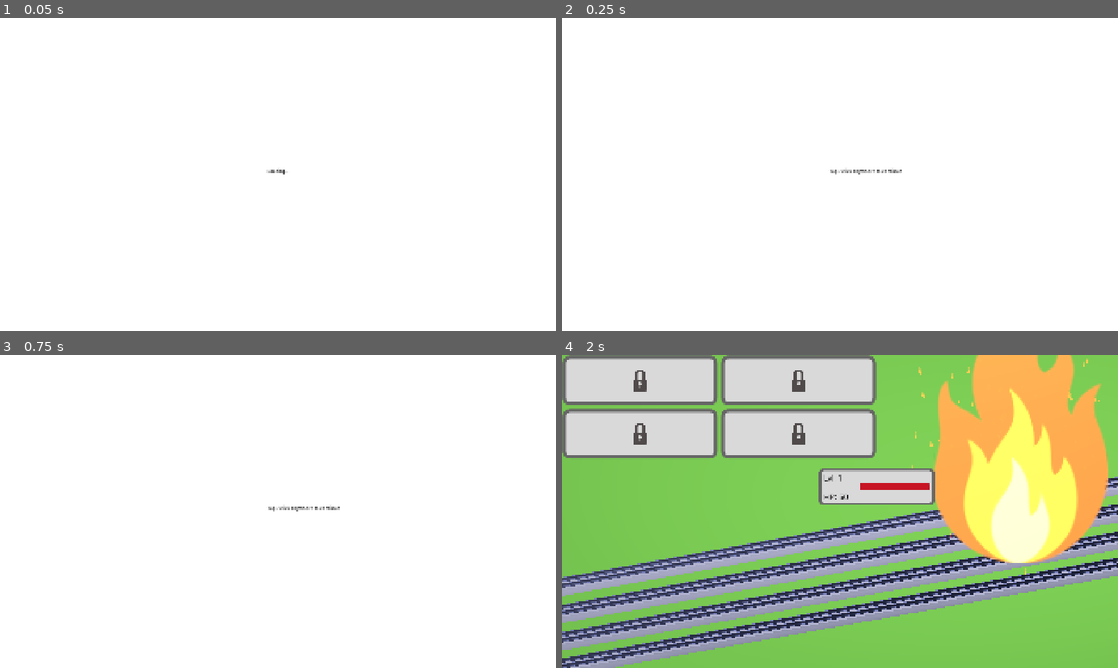
Above: before the commit, frames 1-4 (two rows, left to right).
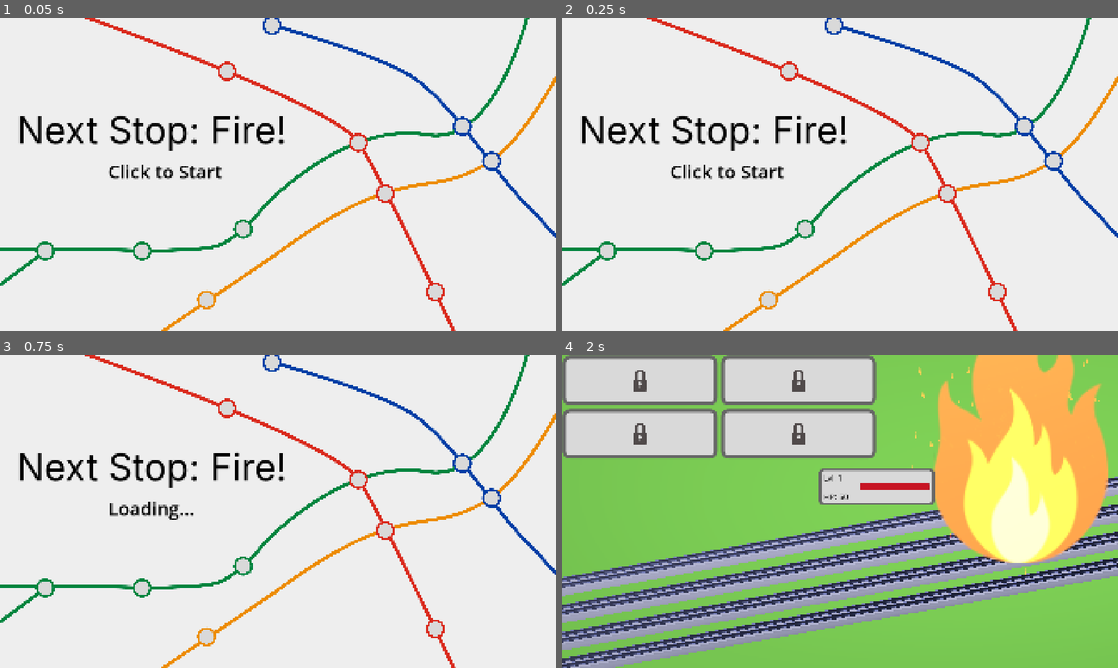
Above: after the commit, the same moments.

Repository: gracedes/mbta-auto-battler
Game: Godot game, scene res://node_2d.tscn
The game is run twice, just before and just after one commit, with the same random seed, the same clock (stepped at 60 frames per second) and the same inputs. Sound files missing from this copy of the repository are replaced by a short silence.
Inputs (mouse positions are in pixels of both pictures, inside the frame that each line leads up to):
- Up to frame 1 (0.05 s): no input
- Up to frame 2 (0.25 s): no input
- Up to frame 3 (0.75 s): click (5, 361) at 0.5 s
- Up to frame 4 (2 s): move the mouse to (962, 495) at 1.27 s; tap A (add_xp) at 1.35 s; click (962, 495) at 1.42 s

The runs differ from the first frame. In frame 1, 7.9% of the frame differs, in the area x 0-100%, y 0-100%; in frame 2, 7.9%; in frame 3, 7.8%; in frame 4, nothing differs.

Commit message:
WORKING TITLE SCREEN!!

Diff:
--- a/node_2d.tscn
+++ b/node_2d.tscn
@@ -7,6 +7,7 @@
 [ext_resource type="Script" uid="uid://btbuibajymd1t" path="res://scripts/hud.gd" id="2_x0ka3"]
 [ext_resource type="PackedScene" uid="uid://dd1n2bcj21j5q" path="res://assets/world/rails.fbx" id="3_epypp"]
 [ext_resource type="Script" uid="uid://c0sabsx3aj1ic" path="res://scripts/enemy.gd" id="3_hqns4"]
+[ext_resource type="Texture2D" uid="uid://b1pvghhnr6t2c" path="res://assets/ui/imgs/Group 1.png" id="3_k73cj"]
 [ext_resource type="Script" uid="uid://dtd6h1ynbhphw" path="res://scripts/train.gd" id="3_q6r6c"]
 [ext_resource type="PackedScene" uid="uid://gpp4wab8lcqs" path="res://assets/character/red/redline.fbx" id="5_q6r6c"]
 [ext_resource type="Script" uid="uid://33x7ac8n0x86" path="res://enemy_hp_card.gd" id="6_d2bti"]
@@ -67,7 +68,7 @@
 corner_radius_bottom_left = 24
 
 [sub_resource type="StyleBoxFlat" id="StyleBoxFlat_4r7k6"]
-bg_color = Color(0.34100002, 0.40021664, 0.55, 0.47058824)
+bg_color = Color(0.34100002, 0.40021664, 0.55, 0.3647059)
 corner_radius_top_left = 115
 
 [sub_resource type="ProceduralSkyMaterial" id="ProceduralSkyMaterial_0e48y"]
@@ -507,6 +508,45 @@
 [node name="HTTPRequest" type="HTTPRequest" parent="." unique_id=1338613847]
 use_threads = true
 
+[node name="LoadingScreen" type="CanvasLayer" parent="." unique_id=1474241353]
+layer = 100
+script = ExtResource("15_d2bti")
+
+[node name="Backdrop" type="TextureRect" parent="LoadingScreen" unique_id=1632106566]
+custom_minimum_size = Vector2(1920, 1080)
+offset_right = 43.97
+offset_bottom = 42.115
+localize_numeral_system = false
+texture = ExtResource("3_k73cj")
+expand_mode = 2
+stretch_mode = 6
+
+[node name="GameTitleLabel" type="Label" parent="LoadingScreen/Backdrop" unique_id=1905198779]
+layout_mode = 0
+offset_left = 57.0
+offset_top = 309.0
+offset_right = 990.0
+offset_bottom = 464.0
+theme_override_colors/font_color = Color(0, 0, 0, 1)
+theme_override_fonts/font = ExtResource("6_nr8wp")
+theme_override_font_sizes/font_size = 128
+text = "Next Stop: Fire!"
+
+[node name="StatusLabel" type="Label" parent="LoadingScreen/Backdrop" unique_id=169263995]
+layout_mode = 0
+offset_left = 374.0
+offset_top = 485.0
+offset_right = 671.0
+offset_bottom = 573.0
+theme_override_colors/font_color = Color(0, 0, 0, 1)
+theme_override_font_sizes/font_size = 64
+text = "Loading..."
+horizontal_alignment = 1
+vertical_alignment = 1
+
+[node name="TapSound" type="AudioStreamPlayer" parent="LoadingScreen" unique_id=1426332058]
+stream = ExtResource("16_ta5nu")
+
 [node name="HUD" type="CanvasLayer" parent="." unique_id=1321499182]
 script = ExtResource("2_x0ka3")
 
@@ -788,25 +828,3 @@
 [node name="HitSound" type="AudioStreamPlayer2D" parent="damage_emitters/DamageEmitter4" unique_id=1579794236]
 stream = ExtResource("13_0h7mo")
 pitch_scale = 2.14
-
-[node name="LoadingScreen" type="CanvasLayer" parent="." unique_id=1474241353]
-layer = 100
-script = ExtResource("15_d2bti")
-
-[node name="Backdrop" type="ColorRect" parent="LoadingScreen" unique_id=1175648814]
-offset_right = 43.97
-offset_bottom = 42.115
-
-[node name="Status" type="Label" parent="LoadingScreen/Backdrop" unique_id=169263995]
-layout_mode = 0
-offset_left = 923.0
-offset_top = 516.0
-offset_right = 998.0
-offset_bottom = 539.0
-theme_override_colors/font_color = Color(0, 0, 0, 1)
-text = "Loading..."
-horizontal_alignment = 1
-vertical_alignment = 1
-
-[node name="TapSound" type="AudioStreamPlayer" parent="LoadingScreen" unique_id=1426332058]
-stream = ExtResource("16_ta5nu")
--- a/scripts/loading_screen.gd
+++ b/scripts/loading_screen.gd
@@ -6,10 +6,11 @@
 
 var _routes_done := false
 var _min_time_met := false
-var _can_dismiss := false
+var _user_clicked := false
+var _started := false
 
-@onready var backdrop: ColorRect = $Backdrop
-@onready var status: Label = $Backdrop/Status
+@onready var backdrop: Control = $Backdrop
+@onready var status: Label = $Backdrop/StatusLabel
 @onready var tap_sound: AudioStreamPlayer = $TapSound
 
 func _ready() -> void:
@@ -17,35 +18,37 @@
 	backdrop.set_anchors_and_offsets_preset(Control.PRESET_FULL_RECT)
 	backdrop.mouse_filter = Control.MOUSE_FILTER_STOP
 	backdrop.gui_input.connect(_on_backdrop_gui_input)
-	status.text = "Loading…"
+	status.text = "Click to Start"
 	get_parent().routes_loaded.connect(_on_routes_loaded)
 	AudioServer.set_bus_mute(AudioServer.get_bus_index("Game"), true)
 	await get_tree().create_timer(MIN_DISPLAY_TIME).timeout
 	_min_time_met = true
-	_try_enable()
+	_try_start()
 
 func _on_routes_loaded() -> void:
 	_routes_done = true
-	_try_enable()
-
-func _try_enable() -> void:
-	if _can_dismiss:
-		return
-	if _routes_done and _min_time_met:
-		_can_dismiss = true
-		status.text = "Tap / click anywhere to continue"
+	_try_start()
 
 func _on_backdrop_gui_input(event: InputEvent) -> void:
-	if not _can_dismiss:
-		return
 	var tapped := false
 	if event is InputEventScreenTouch and event.pressed:
 		tapped = true
 	elif event is InputEventMouseButton and event.pressed and event.button_index == MOUSE_BUTTON_LEFT:
 		tapped = true
-	if tapped:
+
+	if tapped and not _user_clicked:
+		_user_clicked = true
+		tap_sound.play()
+		status.text = "Loading..."
+		_try_start()
+
+func _try_start() -> void:
+	if _started:
+		return
+	if _user_clicked and _routes_done and _min_time_met:
+		_started = true
 		AudioServer.set_bus_mute(AudioServer.get_bus_index("Game"), false)
-		tap_sound.play()
 		start_game.emit()
-		await tap_sound.finished
+		if tap_sound.playing:
+			await tap_sound.finished
 		queue_free()
Binary file added: assets/ui/imgs/Group 1.png
Not shown, added: assets/ui/imgs/Group 1.png.import
